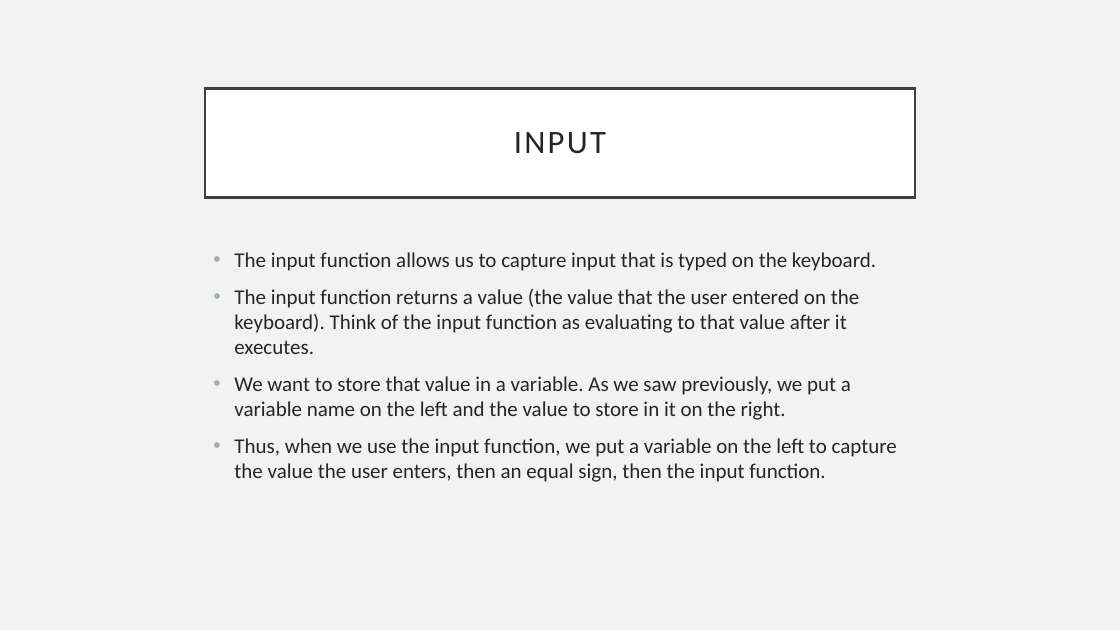
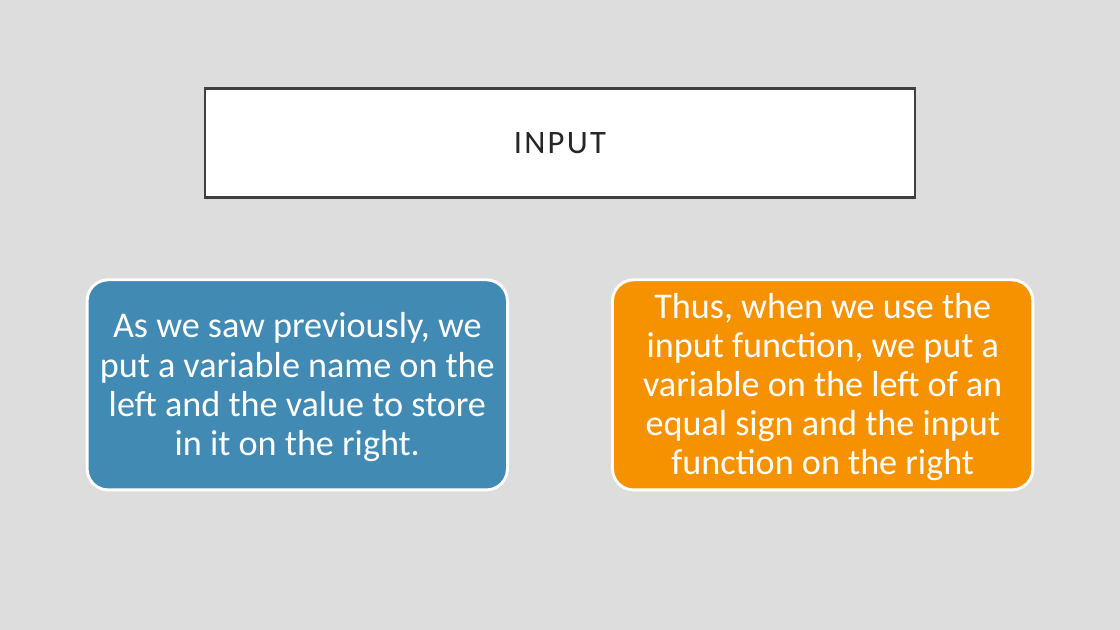
Before and after one commit to rsera/Junior-Knights, a slide deck: slide 27 of Python Day 1 IO.pptx (slide 17 before the commit). Drawn at 1120x630 pixels with LibreOffice and Linux fonts; fonts in the diff are those of the drawing. Boxes give left, top, right and bottom in pixels: in the first picture for what was removed or moved away, otherwise in the second. Text is boxed around its words. In the diff, an @@ line names an element or a change of style, - is before the commit and + after.

```diff
--- a/Python Day 1 IO.pptx
+++ b/Python Day 1 IO.pptx
@@ background #F2F2F2 to #DDDDDD @@
@@ text removed at bbox=[234, 252, 897, 482] @@
-• The input function allows us to capture input that is typed on the keyboard.
-• The input function returns a value (the value that the user entered on the keyboard). Think of the input function as evaluating to that value after it executes.
-• We want to store that value in a variable. As we saw previously, we put a variable name on the left and the value to store in it on the right.
-• Thus, when we use the input function, we put a variable on the left to capture the value the user enters, then an equal sign, then the input function.
@@ group added at bbox=[87, 280, 1033, 490]: 2 rounded rectangles, 2 texts @@
+As we saw previously, we put a variable name on the left and the value to store in it on the right.
+Thus, when we use the input function, we put a variable on the left of an equal sign and the input function on the right
```
Also in this commit, not shown: 20 other slides changed, 10 slides added, 4 other files.
